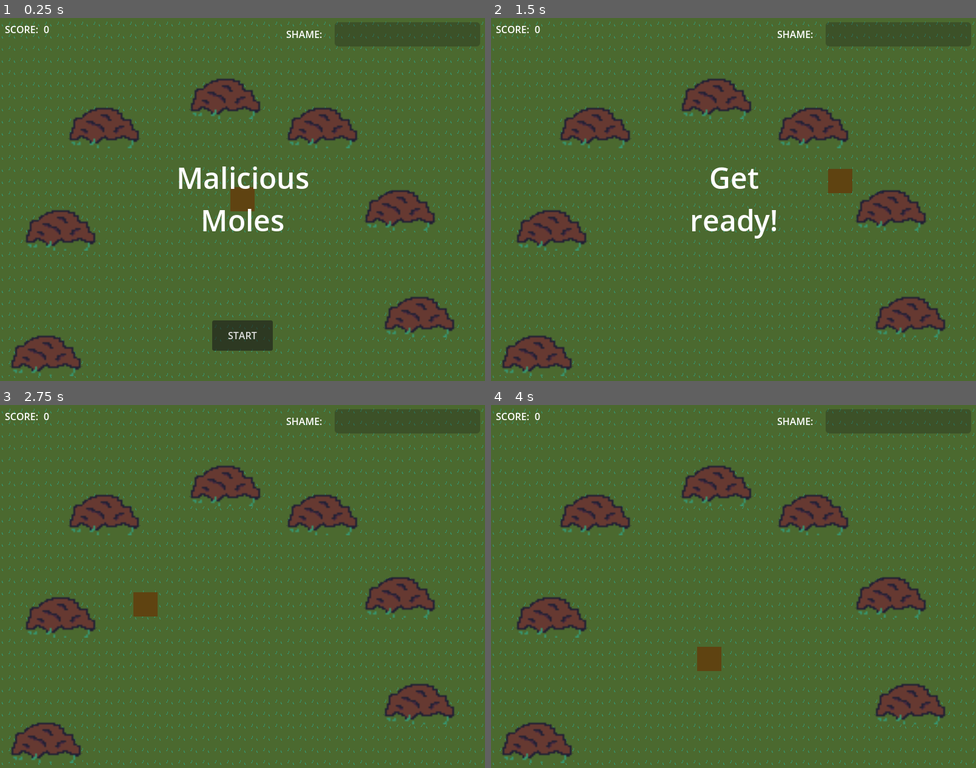
Above: before the commit, frames 1-4 (two rows, left to right).
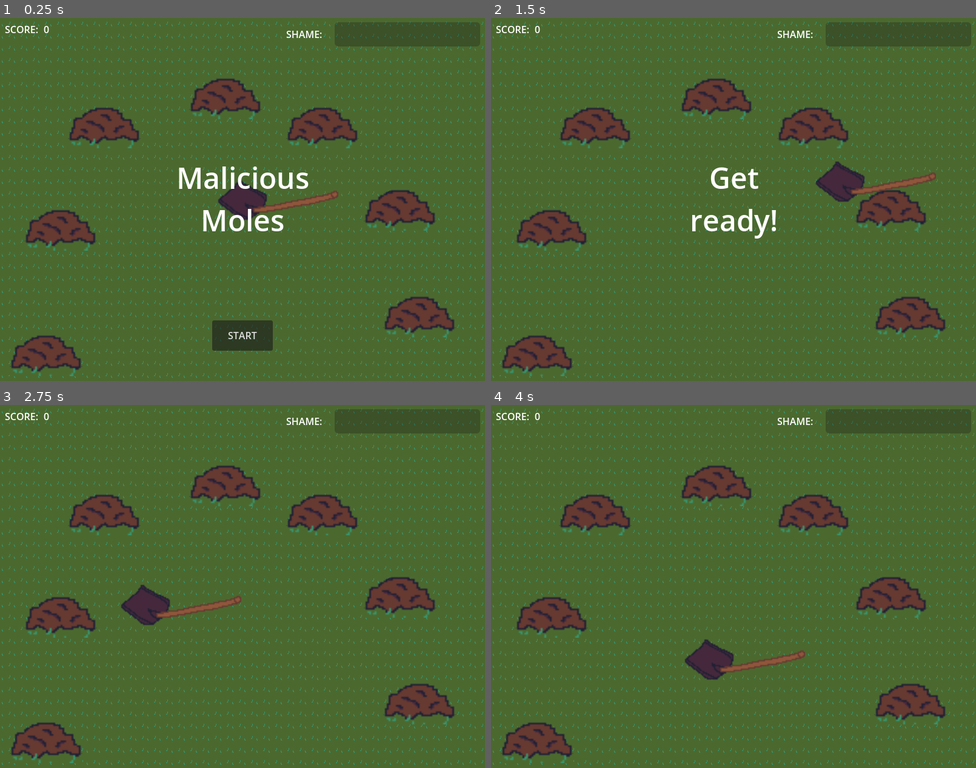
Above: after the commit, the same moments.

Repository: rolika/Mole
Game: Godot game, scene res://main.tscn
The game is run twice, just before and just after one commit, with the same random seed, the same clock (stepped at 60 frames per second) and the same inputs. The engine's default icon, where the game draws it, is replaced by a stand-in: a white triangle on a blue panel in a dark square.
Inputs (mouse positions are in pixels of both pictures, inside the frame that each line leads up to):
- Up to frame 1 (0.25 s): no input
- Up to frame 2 (1.5 s): click "START" at 0.5 s; tap Enter at 1.25 s; move the mouse to (840, 181) at 1.27 s; press the mouse at (840, 181) at 1.28 s
- Up to frame 3 (2.75 s): tap Space at 2 s; move the mouse to (145, 604) at 2.02 s; release the mouse at (145, 604) at 2.03 s; click (145, 604) at 2.1 s
- Up to frame 4 (4 s): tap Enter at 2.75 s; move the mouse to (782, 506) at 2.77 s; press the mouse at (782, 506) at 2.78 s; tap Space at 3.5 s; move the mouse to (709, 659) at 3.52 s; release the mouse at (709, 659) at 3.53 s; click (709, 659) at 3.6 s

The runs differ from the first frame. In frame 1, 0.9% of the frame differs, in the area x 45-70%, y 44-56%; in frame 2, 1.0%, in the area x 66-92%, y 39-51%; in frame 3, 1.0%; in frame 4, 1.0%.

Commit message:
add player sprite

Diff:
--- a/player.tscn
+++ b/player.tscn
@@ -1,28 +1,31 @@
-[gd_scene load_steps=3 format=3 uid="uid://bvat1rvel3lkf"]
+[gd_scene load_steps=4 format=3 uid="uid://bvat1rvel3lkf"]
 
 [ext_resource type="Script" path="res://player.gd" id="1_lgyto"]
+[ext_resource type="Texture2D" uid="uid://c0qa7g4hy7rwn" path="res://art/player.png" id="2_xqxnf"]
 
-[sub_resource type="RectangleShape2D" id="RectangleShape2D_xg8nk"]
-size = Vector2(40, 40)
+[sub_resource type="CapsuleShape2D" id="CapsuleShape2D_wb70j"]
+radius = 12.9677
+height = 32.6563
 
 [node name="Player" type="Area2D"]
+scale = Vector2(2, 2)
 collision_mask = 2
 script = ExtResource("1_lgyto")
 
-[node name="ColorRect" type="ColorRect" parent="."]
-anchors_preset = 8
-anchor_left = 0.5
+[node name="TextureRect" type="TextureRect" parent="."]
+anchors_preset = 4
 anchor_top = 0.5
-anchor_right = 0.5
 anchor_bottom = 0.5
-offset_left = -20.0
-offset_top = -20.0
-offset_right = 20.0
-offset_bottom = 20.0
-grow_horizontal = 2
+offset_left = -21.0
+offset_top = -18.0
+offset_right = 79.0
+offset_bottom = 22.0
 grow_vertical = 2
-color = Color(0.372549, 0.262745, 0.0666667, 1)
+size_flags_horizontal = 4
+texture = ExtResource("2_xqxnf")
 
 [node name="CollisionShape2D" type="CollisionShape2D" parent="."]
-shape = SubResource("RectangleShape2D_xg8nk")
+position = Vector2(0, 1)
+rotation = -1.08102
+shape = SubResource("CapsuleShape2D_wb70j")
 metadata/_edit_group_ = true
Binary file added: art/player.png
Not shown, added: art/player.png.import
